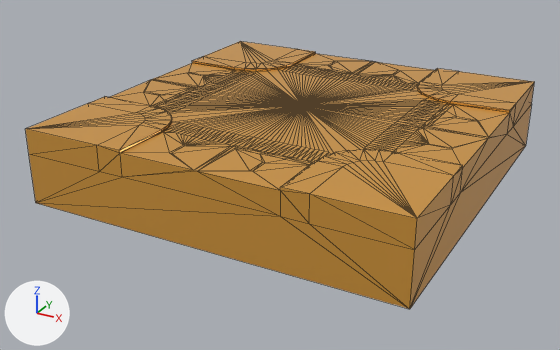
Two versions of the glTF model public/models/tile-mainroad-intersection.glb, one commit apart.
Rendered twice from a 50 mm camera at (27.0, -52.8, 19.7) aimed at (-1.0, -1.9, -5.7). The axes (+X, +Y, +Z) are drawn at lower left. The lights are the same throughout. Mesh edges are drawn as thin lines. Where no turn or scale is listed for an object, it has been applied to the vertices.

Names of what the first picture shows: 'tile-mainroad-intersection'.
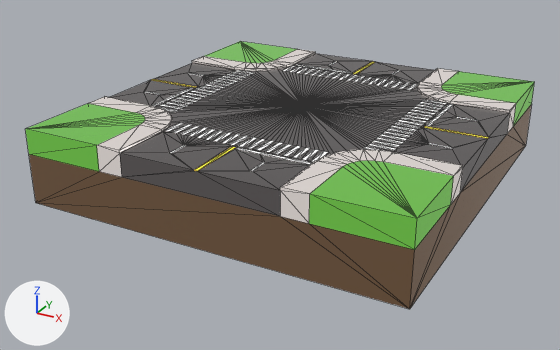
What differs and where, as boxes (x1, y1, x2, y2) in the pictures (560 x 350 px):
'tile-mainroad-intersection', recoloured: (25, 41, 534, 309) in both

The edits, one by one:
Picture 'base' (img_base) is new.
Material 'LOWPOLY-COLORS.001' (mat_lowpoly_colors_001) is new.
Uses the picture img_base.
me_tile_mainroad_intersection has 517 vertices, 1020 faces and spans x -15.0..15.0, y -15.0..15.0, z -6.0..0.0.
me_tile_mainroad_intersection no longer uses material mat_lowpoly_colors (orange #e7a747).
me_tile_mainroad_intersection now uses material mat_lowpoly_colors_001.
